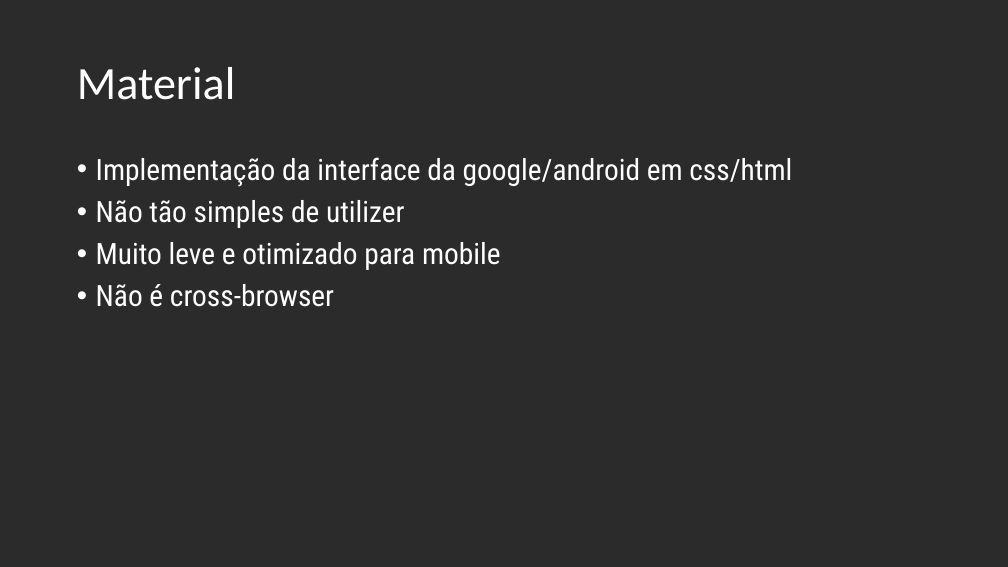
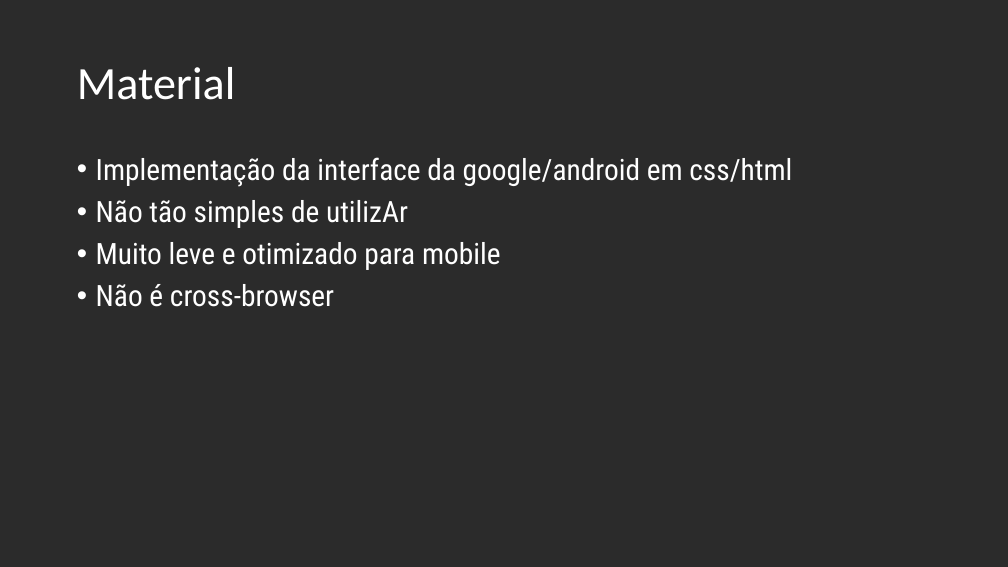
Before and after one commit to andrebaltieri/5500, a slide deck: slide 4 of Apresentações/Modulo 10/M10A03.pptx. Drawn at 1008x567 pixels with LibreOffice and Linux fonts; fonts in the diff are those of the drawing; background and template pictures are left out; a plain dark background stands for a picture behind light text. Boxes give left, top, right and bottom in pixels: in the first picture for what was removed or moved away, otherwise in the second. Text is boxed around its words. In the diff, an @@ line names an element or a change of style, - is before the commit and + after.

```diff
--- a/Apresentações/Modulo 10/M10A03.pptx
+++ b/Apresentações/Modulo 10/M10A03.pptx
@@ text at [96, 200, 408, 228]: text changed @@
-• Não tão simples de utilizer
+• Não tão simples de utilizAr
```
Also in this commit, not shown: 3 other files.
